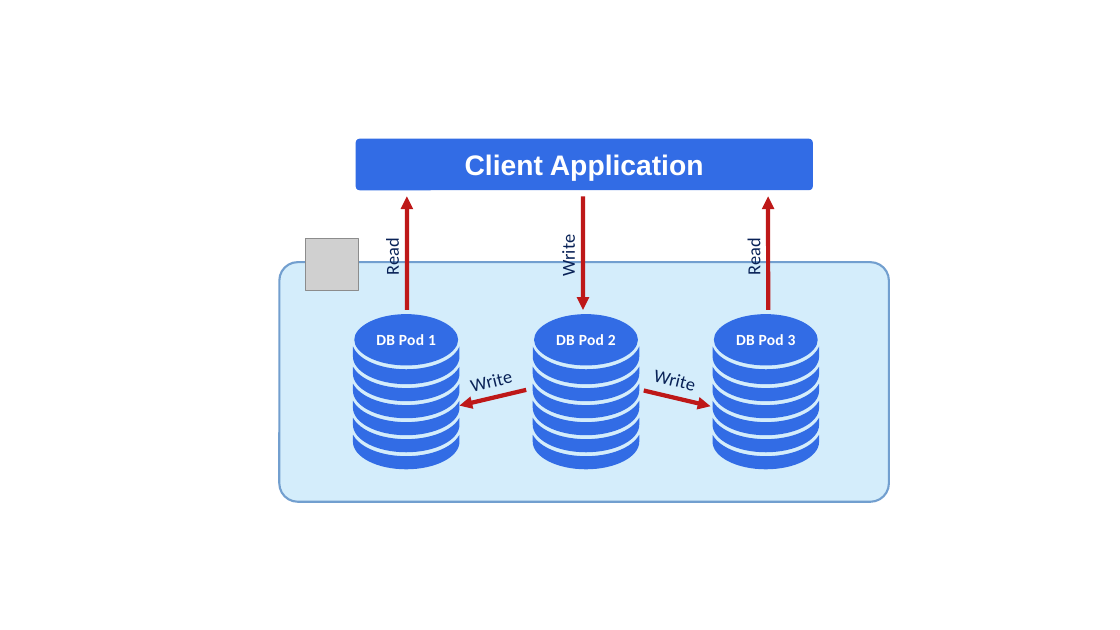
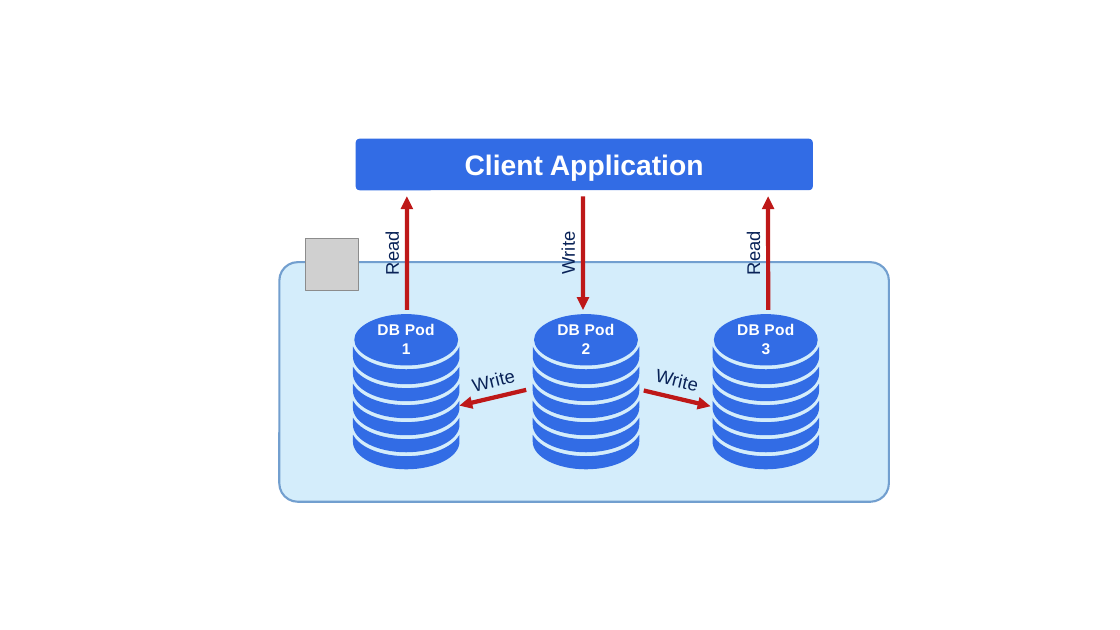
Before and after one commit to percona/k8spsmdb-docs, a slide deck: slide 2 of docs/assets/images/sources/sharding.odp. Drawn at 1120x630 pixels with LibreOffice and Linux fonts; fonts in the diff are those of the drawing; grey boxes stand for pictures. Boxes give left, top, right and bottom in pixels: in the first picture for what was removed or moved away, otherwise in the second. Text is boxed around its words. In the diff, an @@ line names an element or a change of style, - is before the commit and + after.

```diff
--- a/docs/assets/images/sources/sharding.odp
+++ b/docs/assets/images/sources/sharding.odp
@@ rectangle added at [267, 127, 903, 516], fill #FFFFFF @@
@@ font Calibri to Arial in 8 elements at [377, 323, 435, 354], [737, 323, 794, 354], [557, 323, 615, 354], [382, 235, 402, 274], [744, 235, 764, 274], [655, 369, 697, 393], [558, 235, 578, 273], [474, 372, 516, 396] @@
```
Also in this commit, not shown: 1 other slide changed, 1 slide added, 3 other files.
